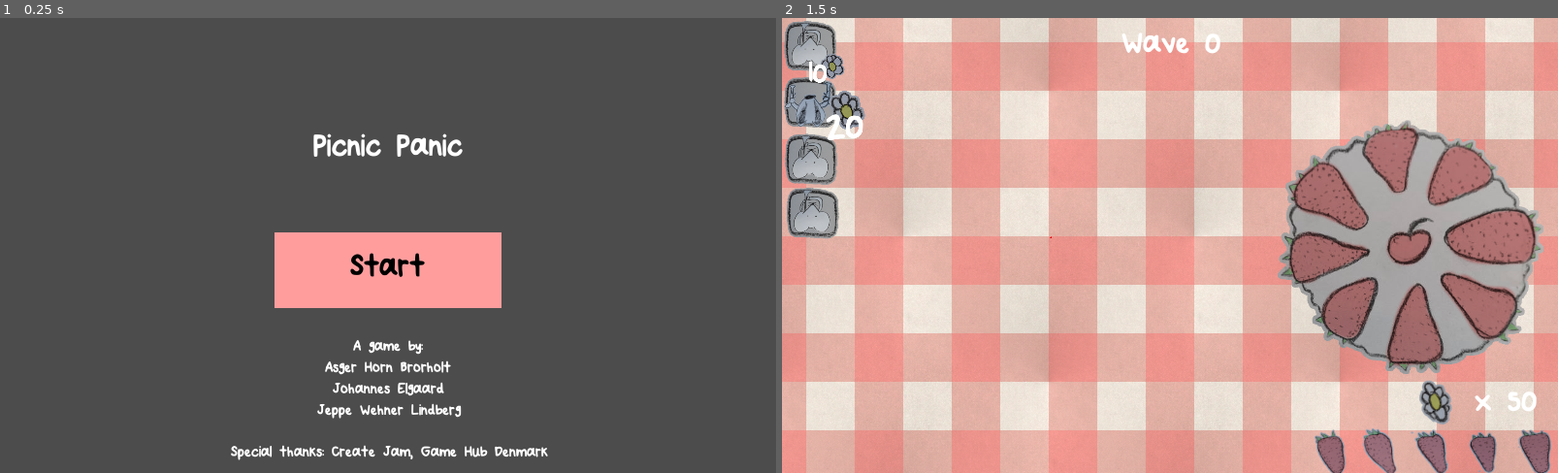
Above: before the commit, frames 1-2 (left to right).
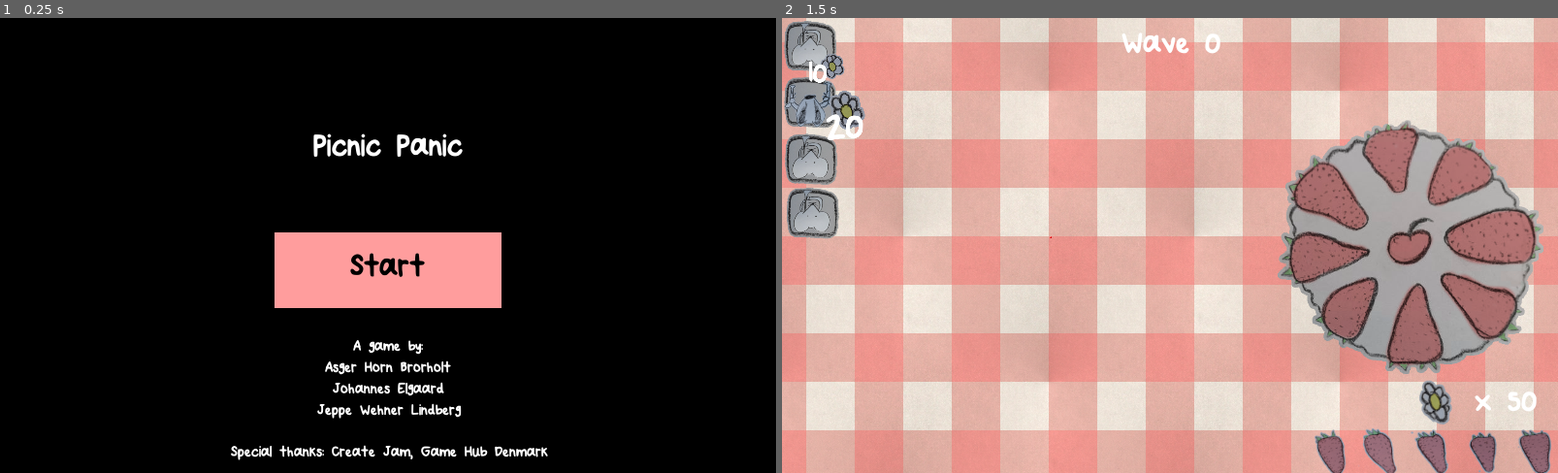
Above: after the commit, the same moments.

Repository: JeppeLindberg/Picnic
Game: Godot game, scene res://Scenes/TitleScreen.tscn
The game is run twice, just before and just after one commit, with the same random seed, the same clock (stepped at 60 frames per second) and the same inputs.
Inputs (mouse positions are in pixels of both pictures, inside the frame that each line leads up to):
- Up to frame 1 (0.25 s): no input
- Up to frame 2 (1.5 s): click "Start" at 0.5 s; tap Enter at 1.25 s; move the mouse to (1340, 222) at 1.27 s; click (1340, 222) at 1.42 s

The runs differ from the first frame. In frame 1, 94% of the frame differs, in the area x 0-100%, y 0-100%; in frame 2, nothing differs.

Commit message:
Black background when Out-of-bounds

Diff:
--- a/project.godot
+++ b/project.godot
@@ -19,10 +19,16 @@
 window/stretch/mode="2d"
 window/stretch/aspect="keep_width"
 
+[global]
+
+background=false
+color=false
+
 [physics]
 
 common/enable_pause_aware_picking=true
 
 [rendering]
 
+environment/default_clear_color=Color( 0, 0, 0, 1 )
 environment/default_environment="res://default_env.tres"
